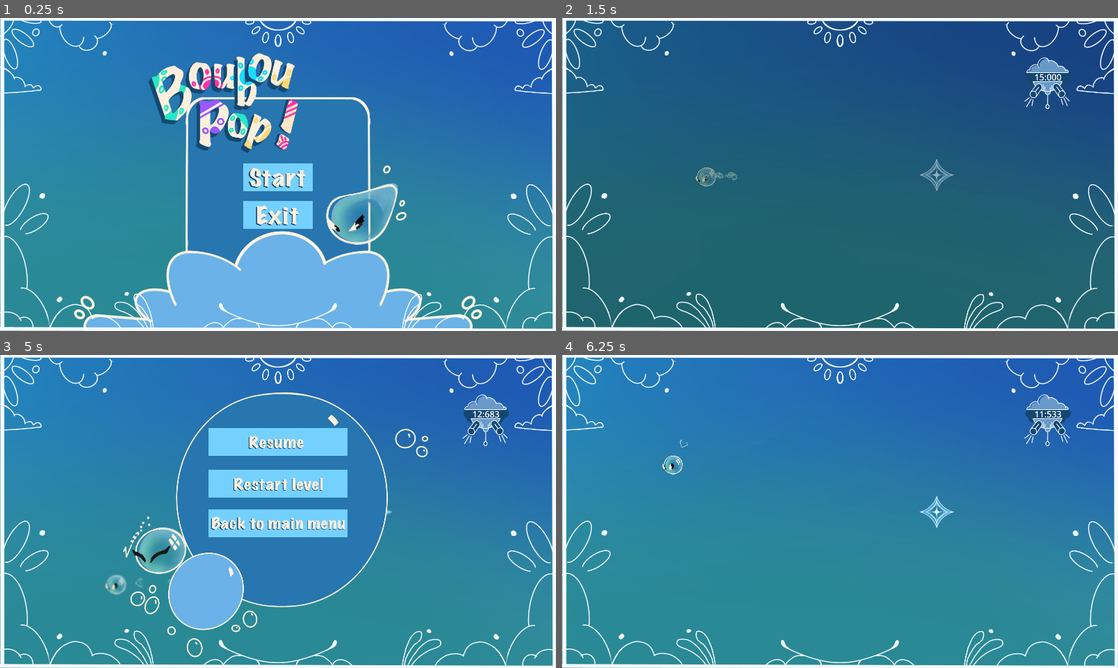
Above: before the commit, frames 1-4 (two rows, left to right).
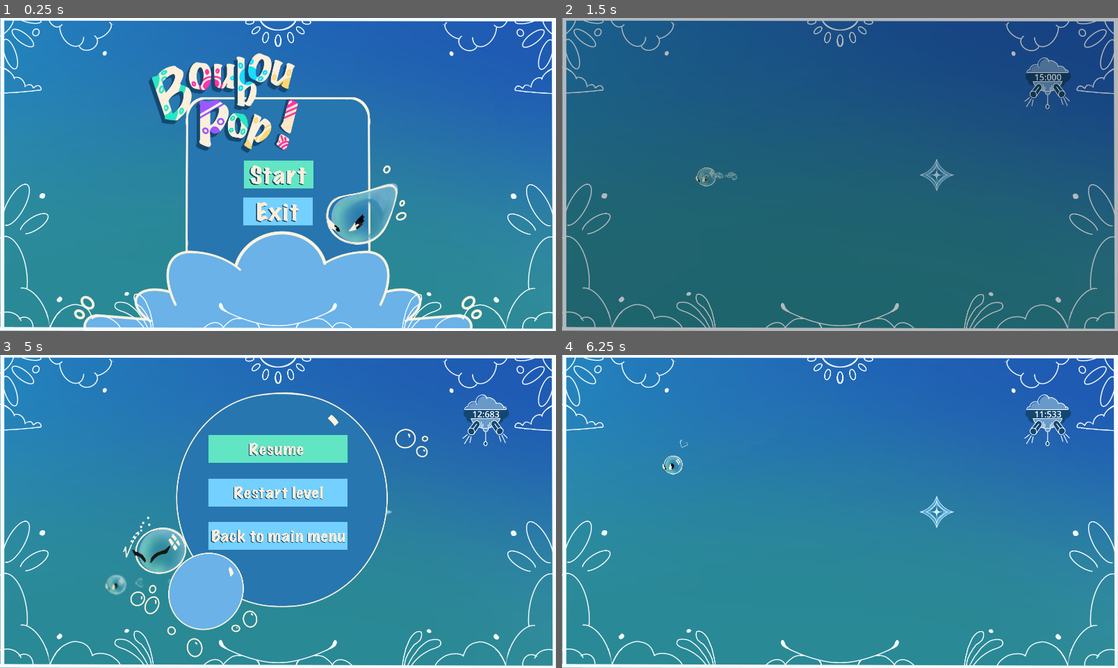
Above: after the commit, the same moments.

Repository: davifarhi/GGJ25-CrashSim-Untitled
Game: Godot game, scene res://scenes/levels/hello.tscn
Same seed, same stepped clock (60 frames per second), same inputs: the game is played once before the commit and once after it.
Inputs (mouse positions are in pixels of both pictures, inside the frame that each line leads up to):
- Up to frame 1 (0.25 s): no input
- Up to frame 2 (1.5 s): click (840, 177) at 0.52 s; move the mouse to (962, 158) at 1.27 s; click (962, 158) at 1.35 s
- Up to frame 3 (5 s): move the mouse to (166, 527) at 2.02 s; tap Delete at 2.1, 3.6 s; move the mouse to (333, 442) at 2.77 s; click (333, 442) at 2.85 s; move the mouse to (250, 574) at 3.52 s; tap Enter at 4.25 s; move the mouse to (444, 558) at 4.27 s; click (444, 558) at 4.35 s; tap Escape (TogglePause) at 4.9 s
- Up to frame 4 (6.25 s): click (840, 442) at 5.02 s; move the mouse to (673, 464) at 5.77 s; tap Delete at 5.85 s

The runs differ from the first frame. In frame 1, 1.6% of the frame differs, in the area x 43-57%, y 45-68%; in frame 2, 5.8%; in frame 3, 7.4%, in the area x 37-63%, y 23-63%; in frame 4, nothing differs.

Commit message:
Simplified buttons and added gamepad navigation

Diff:
--- a/ggj-crashsim-untilted/autoloads/fade.tscn
+++ b/ggj-crashsim-untilted/autoloads/fade.tscn
@@ -65,7 +65,7 @@
 }
 
 [node name="ColorRect" type="ColorRect" parent="."]
-z_index = 800
+z_index = 1400
 offset_left = -3923.0
 offset_top = -3488.0
 offset_right = -3883.0
--- a/ggj-crashsim-untilted/autoloads/pause_menu.gd
+++ b/ggj-crashsim-untilted/autoloads/pause_menu.gd
@@ -13,6 +13,7 @@
 
 func _on_game_pause() -> void:
 	global_position = UiManager.Camera.global_position - get_viewport_rect().size / 2
+	$Resume.grab_focus()
 	show()
 
 
--- a/ggj-crashsim-untilted/autoloads/pause_menu.tscn
+++ b/ggj-crashsim-untilted/autoloads/pause_menu.tscn
@@ -25,21 +25,34 @@
 texture = ExtResource("2_v21uy")
 
 [node name="Resume" parent="." instance=ExtResource("3_7a1nm")]
-position = Vector2(960, 300)
+offset_left = 960.0
+offset_top = 284.0
+offset_right = 1547.0
+offset_bottom = 484.0
 scale = Vector2(0.4, 0.4)
-texture = ExtResource("4_e4hyq")
+focus_neighbor_bottom = NodePath("../Restart")
+texture_normal = ExtResource("4_e4hyq")
 bg_scale = Vector2(6, 1.2)
 
 [node name="Restart" parent="." instance=ExtResource("3_7a1nm")]
-position = Vector2(960, 445)
+offset_left = 960.0
+offset_top = 434.0
+offset_right = 2274.0
+offset_bottom = 634.0
 scale = Vector2(0.4, 0.4)
-texture = ExtResource("7_iqd03")
+focus_neighbor_top = NodePath("../Resume")
+focus_neighbor_bottom = NodePath("../Main Menu")
+texture_normal = ExtResource("7_iqd03")
 bg_scale = Vector2(6, 1.2)
 
 [node name="Main Menu" parent="." instance=ExtResource("3_7a1nm")]
-position = Vector2(960, 580)
+offset_left = 960.0
+offset_top = 584.0
+offset_right = 2274.0
+offset_bottom = 784.0
 scale = Vector2(0.4, 0.4)
-texture = ExtResource("6_jrsx7")
+focus_neighbor_top = NodePath("../Restart")
+texture_normal = ExtResource("6_jrsx7")
 bg_scale = Vector2(6, 1.2)
 
 [node name="BackgroundBlur" type="ColorRect" parent="."]
--- a/ggj-crashsim-untilted/project.godot
+++ b/ggj-crashsim-untilted/project.godot
@@ -34,6 +34,14 @@
 
 [input]
 
+ui_accept={
+"deadzone": 0.5,
+"events": [Object(InputEventKey,"resource_local_to_scene":false,"resource_name":"","device":0,"window_id":0,"alt_pressed":false,"shift_pressed":false,"ctrl_pressed":false,"meta_pressed":false,"pressed":false,"keycode":4194309,"physical_keycode":0,"key_label":0,"unicode":0,"location":0,"echo":false,"script":null)
+, Object(InputEventKey,"resource_local_to_scene":false,"resource_name":"","device":0,"window_id":0,"alt_pressed":false,"shift_pressed":false,"ctrl_pressed":false,"meta_pressed":false,"pressed":false,"keycode":4194310,"physical_keycode":0,"key_label":0,"unicode":0,"location":0,"echo":false,"script":null)
+, Object(InputEventKey,"resource_local_to_scene":false,"resource_name":"","device":0,"window_id":0,"alt_pressed":false,"shift_pressed":false,"ctrl_pressed":false,"meta_pressed":false,"pressed":false,"keycode":32,"physical_keycode":0,"key_label":0,"unicode":32,"location":0,"echo":false,"script":null)
+, Object(InputEventJoypadButton,"resource_local_to_scene":false,"resource_name":"","device":-1,"button_index":0,"pressure":0.0,"pressed":true,"script":null)
+]
+}
 test_click={
 "deadzone": 0.5,
 "events": [Object(InputEventMouseButton,"resource_local_to_scene":false,"resource_name":"","device":-1,"window_id":0,"a …(253 unchanged characters)…
--- a/ggj-crashsim-untilted/scenes/levels/button.gd
+++ b/ggj-crashsim-untilted/scenes/button.gd
@@ -1,12 +1,9 @@
-extends Node2D
-
+extends TextureButton
 
 @onready var tex_normal = $BG/Normal
 @onready var tex_hovered = $BG/Hovered
 
-@export var texture: Texture2D
 @export var bg_scale = Vector2(2., 0.8)
-
 
 signal ButtonClick
 
@@ -15,12 +12,12 @@
 func _ready() -> void:
 	tex_normal.show()
 	tex_hovered.hide()
-	$TextureButton.texture_normal = texture
 	$BG.scale = bg_scale
 
-	var button_pos = $TextureButton.position
-	button_pos.x =- texture.get_size().x / 2
-	$TextureButton.position = button_pos
+	if texture_normal:
+		var pos_x_offset = texture_normal.get_size().x  / 2
+		position.x -= pos_x_offset * scale.x
+		$BG.position.x += pos_x_offset
 
 
 # Called every frame. 'delta' is the elapsed time since the previous frame.
@@ -48,5 +45,5 @@
 	tex_hovered.hide()
 
 
-func _on_texture_button_pressed() -> void:
+func _on_pressed() -> void:
 	ButtonClick.emit()
--- a/ggj-crashsim-untilted/scenes/button.tscn
+++ b/ggj-crashsim-untilted/scenes/button.tscn
@@ -1,25 +1,21 @@
-[gd_scene load_steps=5 format=3 uid="uid://5o8s6k2pnsvy"]
+[gd_scene load_steps=4 format=3 uid="uid://5o8s6k2pnsvy"]
 
-[ext_resource type="Script" path="res://scenes/levels/button.gd" id="1_j4nbw"]
-[ext_resource type="Texture2D" uid="uid://cnm4qwmvnsjop" path="res://assets/menu/Exit.png" id="2_h0xl2"]
+[ext_resource type="Script" path="res://scenes/button.gd" id="1_j4nbw"]
 [ext_resource type="Texture2D" uid="uid://2ixnw1qbxivi" path="res://assets/menu/fond text.png" id="3_ek4a0"]
 [ext_resource type="Texture2D" uid="uid://c4dnbfymxpi4i" path="res://assets/menu/fond text2.png" id="4_73kf7"]
 
-[node name="Button" type="Node2D"]
-z_index = 400
-position = Vector2(-2, 143)
-scale = Vector2(0.6, 0.6)
-script = ExtResource("1_j4nbw")
-texture = ExtResource("2_h0xl2")
-
-[node name="TextureButton" type="TextureButton" parent="."]
-z_index = 100
+[node name="TextureButton" type="TextureButton"]
+z_index = 800
 offset_left = -200.0
 offset_top = -100.0
 offset_right = 200.0
 offset_bottom = 100.0
+script = ExtResource("1_j4nbw")
 
 [node name="BG" type="Node2D" parent="."]
+z_index = -1
+position = Vector2(0, 100)
+scale = Vector2(0.6, 0.6)
 
 [node name="Normal" type="Sprite2D" parent="BG"]
 visible = false
@@ -29,8 +25,8 @@
 visible = false
 texture = ExtResource("4_73kf7")
 
-[connection signal="focus_entered" from="TextureButton" to="." method="_on_texture_button_focus_entered"]
-[connection signal="focus_exited" from="TextureButton" to="." method="_on_texture_button_focus_exited"]
-[connection signal="mouse_entered" from="TextureButton" to="." method="_on_texture_button_mouse_entered"]
-[connection signal="mouse_exited" from="TextureButton" to="." method="_on_texture_button_mouse_exited"]
-[connection signal="pressed" from="TextureButton" to="." method="_on_texture_button_pressed"]
+[connection signal="focus_entered" from="." to="." method="_on_texture_button_focus_entered"]
+[connection signal="focus_exited" from="." to="." method="_on_texture_button_focus_exited"]
+[connection signal="mouse_entered" from="." to="." method="_on_texture_button_mouse_entered"]
+[connection signal="mouse_exited" from="." to="." method="_on_texture_button_mouse_exited"]
+[connection signal="pressed" from="." to="." method="_on_pressed"]
--- a/ggj-crashsim-untilted/scenes/levels/hello.gd
+++ b/ggj-crashsim-untilted/scenes/levels/hello.gd
@@ -4,6 +4,7 @@
 # Called when the node enters the scene tree for the first time.
 func _ready() -> void:
 	GameManager.is_scene_pausable = false
+	$Start.grab_focus()
 	pass
 
 
@@ -12,6 +13,7 @@
 	pass
 
 
+
 func _on_start_button_click() -> void:
 	GameManager.StartGame.emit()
 
--- a/ggj-crashsim-untilted/scenes/levels/hello.tscn
+++ b/ggj-crashsim-untilted/scenes/levels/hello.tscn
@@ -37,11 +37,22 @@
 texture = ExtResource("4_p0do3")
 
 [node name="Start" parent="." instance=ExtResource("7_o2y33")]
-position = Vector2(0, 10)
-texture = ExtResource("8_s35cc")
+offset_left = 2.0
+offset_top = -59.0
+offset_right = 402.0
+offset_bottom = 141.0
+scale = Vector2(0.6, 0.6)
+focus_neighbor_bottom = NodePath("../Exit")
+texture_normal = ExtResource("8_s35cc")
 
 [node name="Exit" parent="." instance=ExtResource("7_o2y33")]
-position = Vector2(0, 140)
+offset_left = 0.0
+offset_top = 68.0
+offset_right = 400.0
+offset_bottom = 268.0
+scale = Vector2(0.6, 0.6)
+focus_neighbor_top = NodePath("../Start")
+texture_normal = ExtResource("4_p0do3")
 
 [connection signal="ButtonClick" from="Start" to="." method="_on_start_button_click"]
 [connection signal="ButtonClick" from="Exit" to="." method="_on_exit_button_click"]
